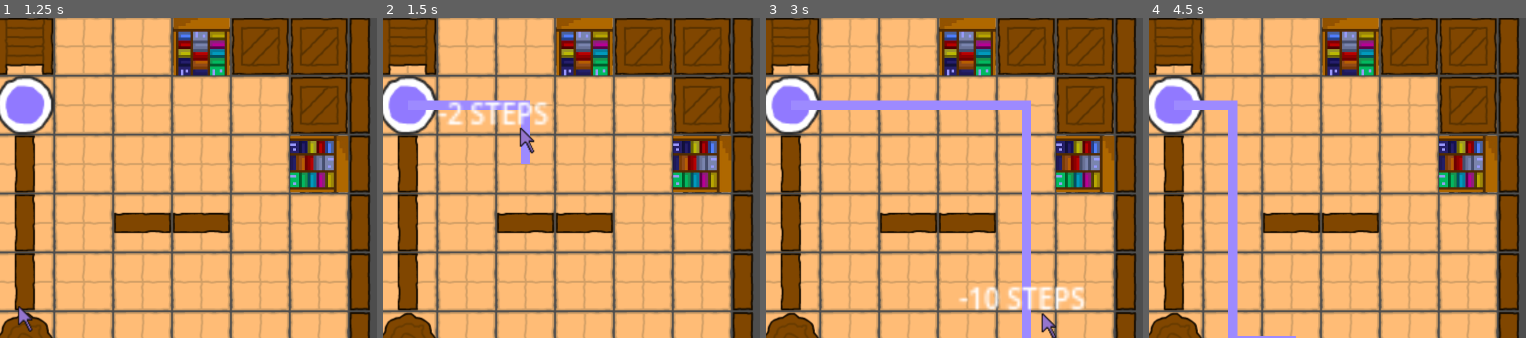
Above: before the commit, frames 1-4 (left to right).
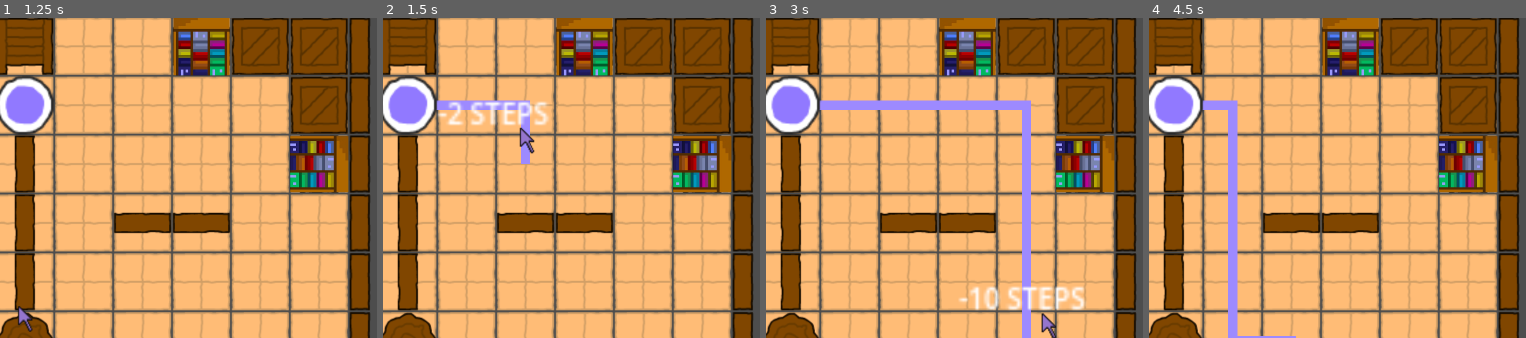
Above: after the commit, the same moments.

Repository: kbendrick/DJK_Project
Game: Godot game, scene res://world.tscn
Same seed, same stepped clock (60 frames per second), same inputs: the game is played once before the commit and once after it. Before the commit the project starts from res://Scenes/world.tscn.
Inputs (mouse positions are % of the whole screen's width and height, from its top left):
- Up to frame 1 (1.25 s): tap Enter at 0.5 s; drag from (53, 17) to (53, 50) at 0.52 s
- Up to frame 2 (1.5 s): tap Space at 1.25 s; drag from (77, 8) to (53, 50) at 1.27 s
- Up to frame 3 (3 s): tap Enter at 2 s; move the mouse to (92, 27) at 2.02 s; click (92, 27) at 2.17 s; tap Space at 2.75 s; drag from (92, 73) to (77, 8) at 2.77 s
- Up to frame 4 (4.5 s): tap Enter at 3.5 s; drag from (77, 91) to (77, 8) at 3.52 s; tap Space at 4.25 s; drag from (30, 91) to (77, 8) at 4.27 s
The pictures show only the part of the screen within x 50-100%, y 4-54%; the shares and areas given below are measured in that part.

Frame 1 is identical in both runs. In frame 2, less than 0.1% of the frame differs, in the area x 11-15%, y 25-29%; in frame 3, less than 0.1%; in frame 4, less than 0.1%.

Commit message:
Trap generation system implemented

Diff:
--- a/Scenes/mouse.tscn
+++ b/HUD/mouse.tscn
@@ -1,6 +1,6 @@
 [gd_scene format=3 uid="uid://5l73u2j2xj7p"]
 
-[ext_resource type="Script" uid="uid://c4x61ltt621b" path="res://Scenes/mouse.gd" id="1_3ber4"]
+[ext_resource type="Script" uid="uid://c4x61ltt621b" path="res://HUD/mouse.gd" id="1_3ber4"]
 [ext_resource type="Texture2D" uid="uid://1m3pa2gb5hel" path="res://Assets/4_purple.png" id="2_3ber4"]
 
 [sub_resource type="CircleShape2D" id="CircleShape2D_6t5aa"]
--- a/Scenes/player.tscn
+++ b/Player/player.tscn
@@ -1,15 +1,16 @@
 [gd_scene format=3 uid="uid://c2ompdjhg2sef"]
 
-[ext_resource type="Script" uid="uid://cuc2uy66kwog4" path="res://Scripts/player.gd" id="1_v0iea"]
+[ext_resource type="Script" uid="uid://cuc2uy66kwog4" path="res://Player/player.gd" id="1_v0iea"]
 [ext_resource type="Texture2D" uid="uid://dgqsudvuvpmeg" path="res://Assets/kenney_scribble-dungeons/PNG/Default (64px)/Characters/purple_character.png" id="2_cvnsp"]
 [ext_resource type="PackedScene" uid="uid://bo11tcx1ju0mg" path="res://blocked_cell_marker.tscn" id="2_fkybt"]
-[ext_resource type="PackedScene" uid="uid://5l73u2j2xj7p" path="res://Scenes/mouse.tscn" id="3_6t5aa"]
-[ext_resource type="Script" uid="uid://ckn8b4p6cmqwf" path="res://Scenes/inventory.gd" id="4_vgqql"]
+[ext_resource type="PackedScene" uid="uid://5l73u2j2xj7p" path="res://HUD/mouse.tscn" id="3_6t5aa"]
+[ext_resource type="Script" uid="uid://ckn8b4p6cmqwf" path="res://Player/inventory.gd" id="4_vgqql"]
 
 [sub_resource type="RectangleShape2D" id="RectangleShape2D_7dj0j"]
 size = Vector2(22, 22)
 
 [node name="Player" type="CharacterBody2D" unique_id=248361860 groups=["Player"]]
+z_index = 3
 scale = Vector2(0.8, 0.8)
 script = ExtResource("1_v0iea")
 blocked_cell_marker_scene = ExtResource("2_fkybt")
--- a/Scenes/resource_display.tscn
+++ b/Resources/resource_display.tscn
@@ -1,7 +1,7 @@
 [gd_scene format=3 uid="uid://bl3ubikml7jab"]
 
-[ext_resource type="Script" uid="uid://okpds2ta2cy8" path="res://Scenes/resource_display.gd" id="1_3mdst"]
-[ext_resource type="Script" uid="uid://dbdsbiqit3gi" path="res://Scenes/resource_item_dispaly.gd" id="1_ebyp1"]
+[ext_resource type="Script" uid="uid://okpds2ta2cy8" path="res://Resources/resource_display.gd" id="1_3mdst"]
+[ext_resource type="Script" uid="uid://dbdsbiqit3gi" path="res://Resources/resource_item_dispaly.gd" id="1_ebyp1"]
 [ext_resource type="Texture2D" uid="uid://r10apvj0vioq" path="res://#1 - Transparent Icons copy.png" id="3_p2skx"]
 [ext_resource type="Texture2D" uid="uid://gg6fxxehd5cs" path="res://#1 - Transparent Icons copy 4.png" id="4_ixb3f"]
 [ext_resource type="Texture2D" uid="uid://7fke8tamuggw" path="res://#1 - Transparent Icons copy 3.png" id="5_nme5t"]
--- a/Scenes/resource_item_dispaly.tscn
+++ b/Resources/resource_item_dispaly.tscn
@@ -1,6 +1,6 @@
 [gd_scene format=3 uid="uid://v0phl502htb0"]
 
-[ext_resource type="Script" uid="uid://dbdsbiqit3gi" path="res://Scenes/resource_item_dispaly.gd" id="1_sp0yu"]
+[ext_resource type="Script" uid="uid://dbdsbiqit3gi" path="res://Resources/resource_item_dispaly.gd" id="1_sp0yu"]
 [ext_resource type="Texture2D" uid="uid://c2slme5udoag2" path="res://icon.svg" id="2_ndmwj"]
 
 [node name="ResourceItemDispaly" type="HBoxContainer" unique_id=1764967918]
--- a/Scenes/bookshelf.gd
+++ b/Room Setup/Bookshelf/bookshelf.gd
@@ -3,6 +3,7 @@
 @onready var click_area: Area2D = $ClickArea
 @onready var bookshelf_sprite: Sprite2D = $Sprite2D
 @onready var state_label: Label = $StateLabel
+@onready var room: Node2D = self.get_parent()
 
 var step_modifier: int = 0
 var current_state: String
@@ -48,6 +49,9 @@
 		player.update_stat("steps", step_modifier)
 		current_state = "used"
 		bookshelf_sprite.self_modulate = Color.DARK_RED
+		room.shelves_used += 1
+		for i in range(room.shelves_used):
+			room.generate_trap()
 
 func reveal_state()->void:
 	state_label.visible = true
--- a/Scenes/bookshelf.tscn
+++ b/Room Setup/Bookshelf/bookshelf.tscn
@@ -1,6 +1,6 @@
 [gd_scene format=3 uid="uid://dtis2o3rk78xa"]
 
-[ext_resource type="Script" uid="uid://70ahirmmeei1" path="res://Scenes/bookshelf.gd" id="1_tgqcj"]
+[ext_resource type="Script" uid="uid://70ahirmmeei1" path="res://Room Setup/Bookshelf/bookshelf.gd" id="1_tgqcj"]
 [ext_resource type="Texture2D" uid="uid://bv3m6i88bclp5" path="res://bookshelf-with-pixel-art-style_475147-109.png" id="2_tgqcj"]
 
 [sub_resource type="RectangleShape2D" id="RectangleShape2D_tgqcj"]
--- /dev/null
+++ b/Room Setup/Trap/trap.gd
@@ -0,0 +1,11 @@
+extends Area2D
+
+var player: CharacterBody2D = null
+
+# Called when the node enters the scene tree for the first time.
+func _ready() -> void:
+	self.body_entered.connect(on_body_entered)
+	pass # Replace with function body.
+
+func on_body_entered(body: CharacterBody2D):
+	body.inventory.update_resource("steps", -3)
--- /dev/null
+++ b/Room Setup/Trap/trap.tscn
@@ -0,0 +1,18 @@
+[gd_scene format=3 uid="uid://b80rsjvlw6f3v"]
+
+[ext_resource type="Script" uid="uid://ugfc54g2p8wp" path="res://Room Setup/Trap/trap.gd" id="1_41mx7"]
+[ext_resource type="Texture2D" uid="uid://r10apvj0vioq" path="res://#1 - Transparent Icons copy.png" id="2_g0shh"]
+
+[sub_resource type="RectangleShape2D" id="RectangleShape2D_fy57j"]
+
+[node name="Trap" type="Area2D" unique_id=1106692121]
+scale = Vector2(2, 2)
+collision_layer = 8
+script = ExtResource("1_41mx7")
+
+[node name="CollisionShape2D" type="CollisionShape2D" parent="." unique_id=340796578]
+shape = SubResource("RectangleShape2D_fy57j")
+
+[node name="Sprite2D" type="Sprite2D" parent="." unique_id=1017196133]
+self_modulate = Color(1, 0, 0, 1)
+texture = ExtResource("2_g0shh")
--- /dev/null
+++ b/Room Setup/room_setup.gd
@@ -0,0 +1,90 @@
+extends Node2D
+
+#drag bookshelf scene into inspector
+@export var bookshelf: PackedScene
+@export var trap: PackedScene
+@onready var shelves_layout: Node2D = $ShelvesLayout
+@onready var traps_layout: Node2D = $TrapsLayout
+
+var global_grid: AStarGrid2D
+
+var shelves: Array[Area2D] = []
+var shelves_used: int = 0
+var traps: Array[Area2D] = []
+var open_cells: Array[Vector2i] = []
+
+
+# Random number generation. Could use some sort of seed implementation to check on consistent results?
+var rng = RandomNumberGenerator.new()
+
+func cell_to_pos(cell: Vector2i) -> Vector2:
+	return global_grid.get_point_position(cell) + global_grid.cell_size / 2.0
+
+func setup (grid: AStarGrid2D, player: CharacterBody2D):
+	global_grid = grid
+
+	#catch for failing to attach a bookshelf scene
+	if bookshelf == null:
+		push_warning("No Bookshelf Scene Assigned")
+		return
+
+	#check how many markers there are and then
+	#create a shelf at each marker by creating
+	for marker in shelves_layout.get_children():
+		var shelf: Area2D = bookshelf.instantiate()
+		add_child(shelf)
+		shelves.append(shelf)
+
+		shelf.global_position = marker.global_position
+		shelf.rotate(marker.rotation)
+		shelf.check_rotate()
+
+	#get the state of the shelves
+	var shelf_states: Array = set_shelves(shelves.size())
+
+	for i in shelves.size():
+		shelves[i].set_state(shelf_states[i])
+
+	get_open_cells(grid, player)
+
+func set_shelves(marker_count: int) -> Array:
+
+	# Introduces five possible states of shelves with relative weights below, then initializes array for shelf states
+	var possible_states = ["very bad", "bad", "neutral", "good", "very good"]
+	var state_weights = PackedFloat32Array([0.25, 0.5, 1, 0.5, 0.25])
+	var shelf_states = []
+
+	# For loops to append a shelf state for every marker in a room with rand_weighted
+	for marker in range(marker_count):
+		shelf_states.append(possible_states[rng.rand_weighted(state_weights)])
+
+	return shelf_states
+
+func get_open_cells(grid: AStarGrid2D, player: CharacterBody2D):
+	for x in range(grid.region.position.x, grid.region.end.x):
+		for y in range(grid.region.position.y, grid.region.end.y):
+			var cell = Vector2i(x,y)
+			# Check to see if a solid object is in the cell; doesn't add if true
+			if grid.is_point_solid(cell):
+				continue
+			# Check to see if player is on the current cell; adds if true
+			if cell == player.current_cell:
+				open_cells.append(cell)
+				continue
+
+			# Checks to see if player can path to this cell; adds if it can path
+			var path: Array[Vector2i] = grid.get_id_path(player.current_cell, cell, false)
+			if not path.is_empty():
+				open_cells.append(cell)
+
+func generate_trap():
+	# Choose random cell from available cells; return cell and remove from array
+	var trap_cell = open_cells.pop_at(rng.randi_range(0, (open_cells.size()-1)))
+
+	# Create a trap area, add as child to traps layout, give it a position
+	var this_trap: Area2D = trap.instantiate()
+	traps_layout.add_child(this_trap)
+	traps.append(this_trap)
+
+	# Assign a position to the generated trap
+	this_trap.global_position = cell_to_pos(trap_cell)
--- a/Scenes/bookshelves_setup.tscn
+++ b/Room Setup/room_setup.tscn
@@ -1,6 +1,6 @@
 [gd_scene format=3 uid="uid://dmt6dts73gxu5"]
 
-[ext_resource type="Script" uid="uid://cqhw0vdb38y5b" path="res://Scenes/bookshelves_setup.gd" id="1_qxvp5"]
+[ext_resource type="Script" uid="uid://cqhw0vdb38y5b" path="res://Room Setup/room_setup.gd" id="1_qxvp5"]
 
 [node name="BookshelvesSetup" type="Node2D" unique_id=1502581714]
 script = ExtResource("1_qxvp5")
--- a/Scenes/bookshelves_setup.gd
+++ /dev/null
@@ -1,48 +0,0 @@
-extends Node2D
-
-#drag bookshelf scene into inspector
-@export var bookshelf: PackedScene
-@onready var shelves_layout: Node2D = $ShelvesLayout
-
-var shelves: Array[Area2D] = []
-
-# Random number generation. Could use some sort of seed implementation to check on consistent results?
-var rng = RandomNumberGenerator.new()
-
-
-func setup ():
-
-	#catch for failing to attach a bookshelf scene
-	if bookshelf == null:
-		push_warning("No Bookshelf Scene Assigned")
-		return
-
-	#check how many markers there are and then
-	#create a shelf at each marker by creating
-	for marker in shelves_layout.get_children():
-		var shelf: Area2D = (bookshelf.instantiate())
-		add_child(shelf)
-		shelves.append(shelf)
-
-		shelf.global_position = marker.global_position
-		shelf.rotate(marker.rotation)
-		shelf.check_rotate()
-
-	#get the state of the shelves
-	var shelf_states: Array = set_shelves(shelves.size())
-
-	for i in shelves.size():
-		shelves[i].set_state(shelf_states[i])
-
-func set_shelves(marker_count: int) -> Array:
-
-	# Introduces five possible states of shelves with relative weights below, then initializes array for shelf states
-	var possible_states = ["very bad", "bad", "neutral", "good", "very good"]
-	var state_weights = PackedFloat32Array([0.25, 0.5, 1, 0.5, 0.25])
-	var shelf_states = []
-
-	# For loops to append a shelf state for every marker in a room with rand_weighted
-	for marker in range(marker_count):
-		shelf_states.append(possible_states[rng.rand_weighted(state_weights)])
-
-	return shelf_states
--- a/Scripts/node_2d.gd
+++ b/World/world.gd
@@ -23,7 +23,7 @@
 	%GridDisplay.grid = astar_grid
 	%Player.setup(astar_grid)
 
-	room_setup.setup()
+	room_setup.setup(astar_grid, player)
 
 func _physics_process(_delta: float) -> void:
 	step_label.text = "Steps: " + str(player.get_stat("steps"))
--- a/Scenes/world.tscn
+++ b/world.tscn
@@ -1,12 +1,13 @@
 [gd_scene format=4 uid="uid://bjig1gafjwbcw"]
 
-[ext_resource type="Script" uid="uid://cb27snmcqhsb4" path="res://Scripts/node_2d.gd" id="1_f3sb7"]
+[ext_resource type="Script" uid="uid://cb27snmcqhsb4" path="res://World/world.gd" id="1_f3sb7"]
 [ext_resource type="Texture2D" uid="uid://b45l540ffqse0" path="res://Assets/kenney_scribble-dungeons/Tilesheet/tilesheet.png" id="2_8j60k"]
-[ext_resource type="PackedScene" uid="uid://c2ompdjhg2sef" path="res://Scenes/player.tscn" id="2_fj7yv"]
+[ext_resource type="PackedScene" uid="uid://c2ompdjhg2sef" path="res://Player/player.tscn" id="2_fj7yv"]
 [ext_resource type="Script" uid="uid://c7lyov4b2v7nb" path="res://Scenes/grid_display.gd" id="4_8j60k"]
-[ext_resource type="PackedScene" uid="uid://dmt6dts73gxu5" path="res://Scenes/bookshelves_setup.tscn" id="5_fo5ed"]
-[ext_resource type="PackedScene" uid="uid://dtis2o3rk78xa" path="res://Scenes/bookshelf.tscn" id="6_5ukr8"]
-[ext_resource type="PackedScene" uid="uid://bl3ubikml7jab" path="res://Scenes/resource_display.tscn" id="7_o06y3"]
+[ext_resource type="PackedScene" uid="uid://dmt6dts73gxu5" path="res://Room Setup/room_setup.tscn" id="5_fo5ed"]
+[ext_resource type="PackedScene" uid="uid://dtis2o3rk78xa" path="res://Room Setup/Bookshelf/bookshelf.tscn" id="6_5ukr8"]
+[ext_resource type="PackedScene" uid="uid://bl3ubikml7jab" path="res://Resources/resource_display.tscn" id="7_o06y3"]
+[ext_resource type="PackedScene" uid="uid://b80rsjvlw6f3v" path="res://Room Setup/Trap/trap.tscn" id="8_k7acu"]
 
 [sub_resource type="TileSetAtlasSource" id="TileSetAtlasSource_8j60k"]
 texture = ExtResource("2_8j60k")
@@ -359,6 +360,7 @@
 
 [node name="RoomSetup" parent="." unique_id=1502581714 instance=ExtResource("5_fo5ed")]
 bookshelf = ExtResource("6_5ukr8")
+trap = ExtResource("8_k7acu")
 
 [node name="ShelvesLayout" type="Node2D" parent="RoomSetup" unique_id=1558690438]
 
@@ -391,6 +393,8 @@
 [node name="ShelfMarker8" type="Marker2D" parent="RoomSetup/ShelvesLayout" unique_id=731602610]
 position = Vector2(352, 288)
 rotation = 1.5707964
+
+[node name="TrapsLayout" type="Node2D" parent="RoomSetup" unique_id=1018384367]
 
 [node name="Panel" type="Panel" parent="." unique_id=1196209643]
 offset_left = 112.0
Renamed: Scenes/hud.gd -> HUD/hud.gd
Renamed: Scenes/hud.gd.uid -> HUD/hud.gd.uid
Renamed: Scenes/mouse.gd -> HUD/mouse.gd
Renamed: Scenes/mouse.gd.uid -> HUD/mouse.gd.uid
Renamed: Scenes/inventory.gd -> Player/inventory.gd
Renamed: Scenes/inventory.gd.uid -> Player/inventory.gd.uid
Renamed: Scripts/player.gd -> Player/player.gd
Renamed: Scripts/player.gd.uid -> Player/player.gd.uid
Renamed: Scenes/resource_display.gd -> Resources/resource_display.gd
Renamed: Scenes/resource_display.gd.uid -> Resources/resource_display.gd.uid
Renamed: Scenes/resource_item_dispaly.gd -> Resources/resource_item_dispaly.gd
Renamed: Scenes/resource_item_dispaly.gd.uid -> Resources/resource_item_dispaly.gd.uid
(and 4 more such lines)
